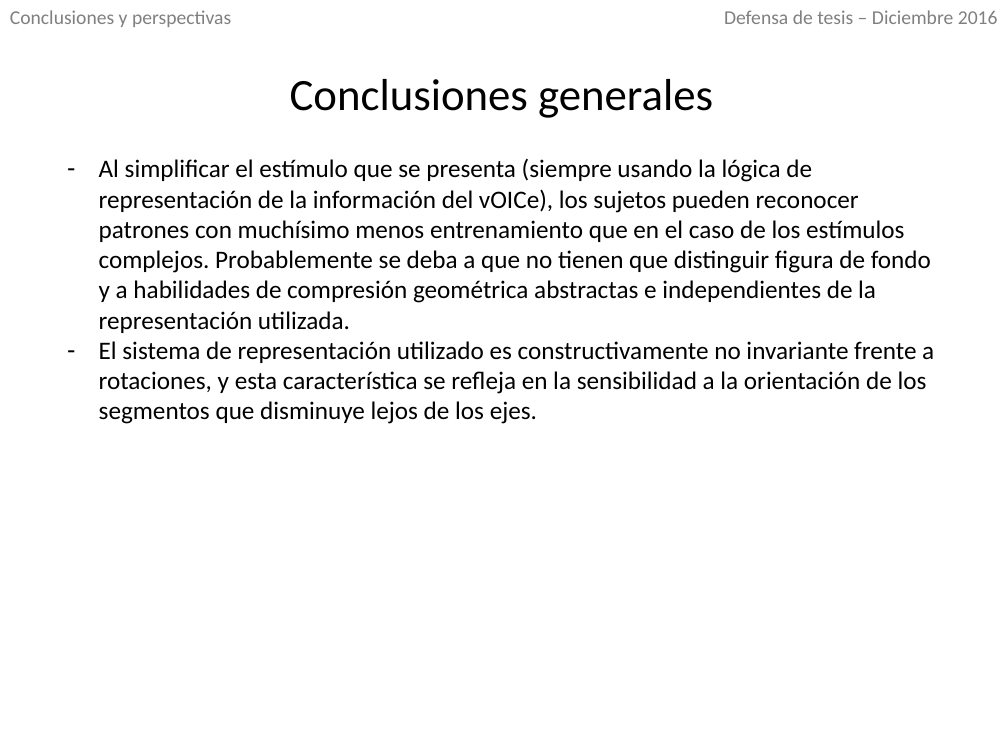
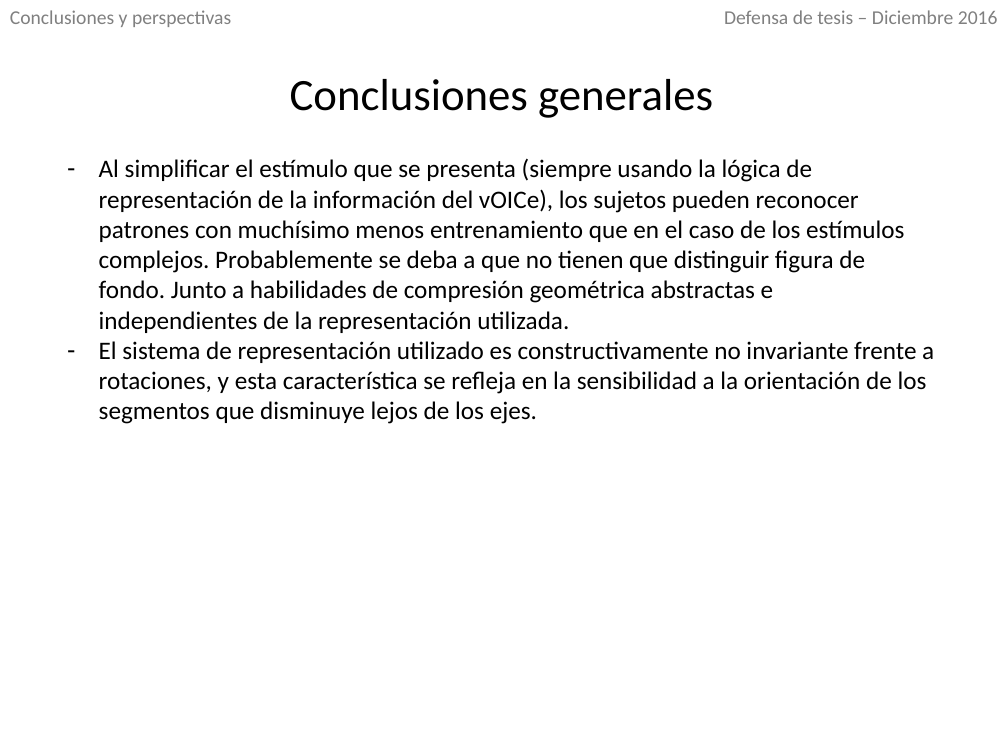
Before and after one commit to IoniUTDT/RedaccionTesis, a slide deck: slide 30 of Defensa/Cosas para usar/Defensa.pptx. Drawn at 1008x756 pixels with LibreOffice and Linux fonts; fonts in the diff are those of the drawing. Boxes give left, top, right and bottom in pixels: in the first picture for what was removed or moved away, otherwise in the second. Text is boxed around its words. In the diff, an @@ line names an element or a change of style, - is before the commit and + after.

```diff
--- a/Defensa/Cosas para usar/Defensa.pptx
+++ b/Defensa/Cosas para usar/Defensa.pptx
@@ text at (99, 158, 904, 333): text changed @@
-– Al simplificar el estímulo que se presenta (siempre usando la lógica de representación de la información del vOICe), los sujetos pueden reconocer patrones con muchísimo menos entrenamiento que en el caso de los estímulos complejos. Probablemente se deba a que no tienen que distinguir figura de fondo y a habilidades de compresión geométrica abstractas e independientes de la representación utilizada.
+– Al simplificar el estímulo que se presenta (siempre usando la lógica de representación de la información del vOICe), los sujetos pueden reconocer patrones con muchísimo menos entrenamiento que en el caso de los estímulos complejos. Probablemente se deba a que no tienen que distinguir figura de fondo. Junto a habilidades de compresión geométrica abstractas e independientes de la representación utilizada.
```
Also in this commit, not shown: 20 other slides changed, 1 other file.
